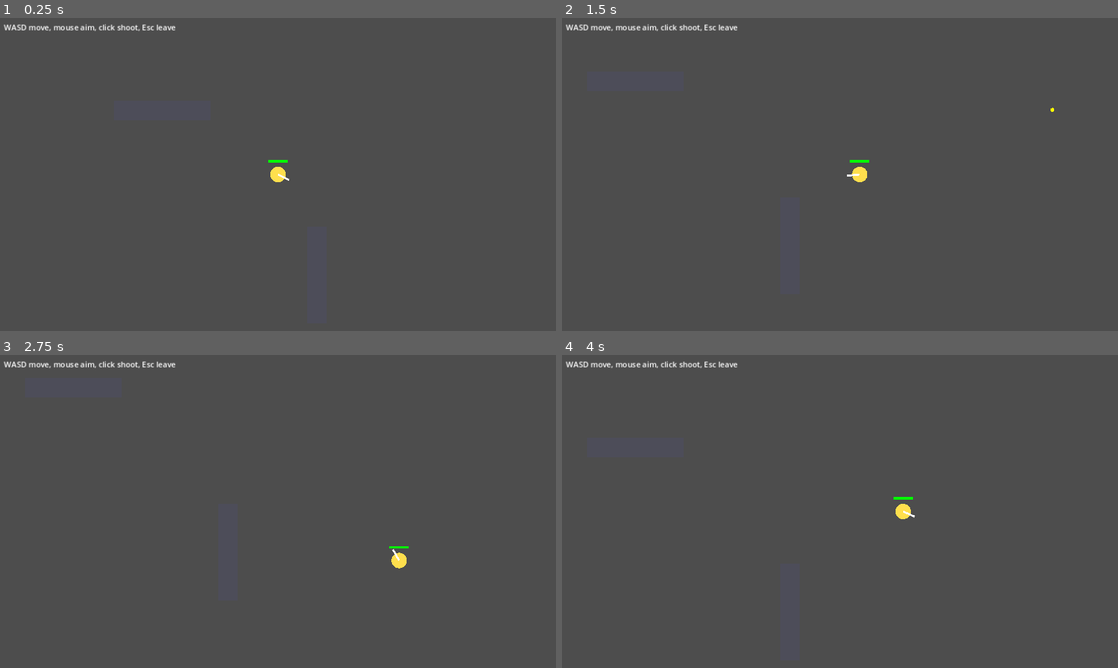
Above: before the commit, frames 1-4 (two rows, left to right).
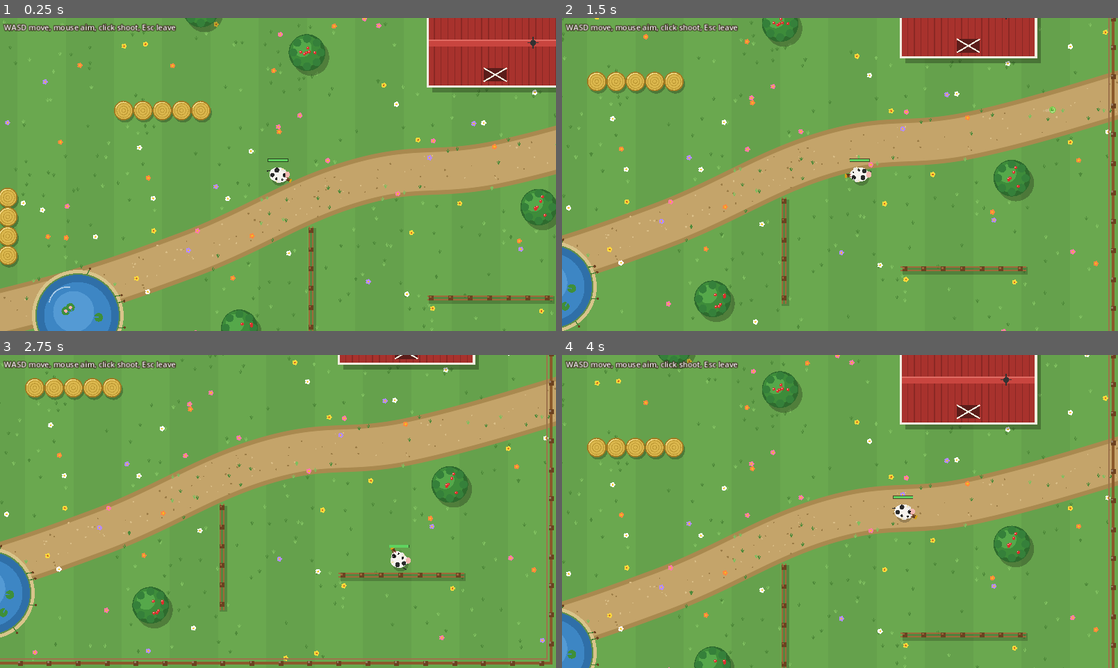
Above: after the commit, the same moments.

Repository: PandaTwoxx/PandaPewPew
Game: Godot game, scene res://scenes/game.tscn
The game is run twice, just before and just after one commit, with the same random seed, the same clock (stepped at 60 frames per second) and the same inputs. This scene is started directly instead of the project's main scene.
Inputs (mouse positions are in pixels of both pictures, inside the frame that each line leads up to):
- Up to frame 1 (0.25 s): no input
- Up to frame 2 (1.5 s): tap Enter at 0.5 s; move the mouse to (962, 158) at 0.52 s; hold D (move_right) 0.53-1.28 s; click (962, 158) at 0.67 s; move the mouse to (728, 190) at 1.27 s; hold S (move_down) from 1.28 s (still down)
- Up to frame 3 (2.75 s): move the mouse to (333, 442) at 2.02 s; release S (move_down) at 2.03 s; hold D (move_right) from 2.03 s (still down)
- Up to frame 4 (4 s): move the mouse to (812, 574) at 2.77 s; release D (move_right) at 2.78 s; hold W (move_up) 2.78-3.53 s; click (812, 574) at 2.92 s; move the mouse to (1006, 558) at 3.52 s; hold A (move_left) from 3.53 s (still down)

The runs differ from the first frame. In frame 1, 100% of the frame differs, in the area x 0-100%, y 0-100%; in frame 2, 100%; in frame 3, 100%; in frame 4, 100%.

Commit message:
feat: added some basic farm-styled graphics

Diff:
--- a/scripts/bullet.gd
+++ b/scripts/bullet.gd
@@ -1,18 +1,22 @@
 extends Area2D
-## Simulated on all peers for visuals; the server alone resolves hits and despawns it.
+## Farm-produce projectile. Simulated on all peers for visuals;
+## the server alone resolves hits and despawns it.
 
 const SPEED := 700.0
 const DAMAGE := 20
 const LIFETIME := 2.0
+const SPLAT_COLORS := [Color("#d9302c"), Color("#7ec850"), Color("#f2c230"), Color("#fff3cf")]
 
 var direction := Vector2.RIGHT
 var shooter := 0
+var _t := 0.0
 
 
 func _ready() -> void:
+	z_index = 1
 	var shape := CollisionShape2D.new()
 	var circle := CircleShape2D.new()
-	circle.radius = 4
+	circle.radius = 6
 	shape.shape = circle
 	add_child(shape)
 	if multiplayer.is_server():
@@ -20,12 +24,45 @@
 		get_tree().create_timer(LIFETIME).timeout.connect(queue_free)
 
 
+func _exit_tree() -> void:
+	var game := get_parent().get_parent() if get_parent() else null
+	if game and game.has_method("splat"):
+		game.splat.call_deferred(global_position, SPLAT_COLORS[shooter % 4])
+
+
 func _physics_process(delta: float) -> void:
 	position += direction * SPEED * delta
+	_t += delta
+	queue_redraw()
 
 
 func _draw() -> void:
-	draw_circle(Vector2.ZERO, 4, Color.YELLOW)
+	var kind := shooter % 4
+	for i in 3:
+		draw_circle(-direction * (6 + i * 6), 4.0 - i, Color(1, 1, 1, 0.22 - i * 0.06))
+	var spin := _t * 14.0
+	match kind:
+		0: # tomato
+			draw_circle(Vector2.ZERO, 7, Color("#d9302c"))
+			draw_circle(Vector2(-2, -2), 2.2, Color(1, 1, 1, 0.6))
+			for k in 5:
+				draw_circle(Vector2.from_angle(spin + k * TAU / 5) * 3.5, 1.6, Color("#3d8c3a"))
+		1: # cabbage
+			draw_circle(Vector2.ZERO, 7, Color("#7ec850"))
+			draw_arc(Vector2.ZERO, 4.5, spin, spin + 3.8, 10, Color("#b9e68f"), 1.8)
+			draw_arc(Vector2.ZERO, 2.2, spin + 2.0, spin + 5.5, 8, Color("#4f9a38"), 1.6)
+		2: # corn
+			draw_set_transform(Vector2.ZERO, direction.angle(), Vector2(1.7, 1.0))
+			draw_circle(Vector2.ZERO, 5, Color("#f2c230"))
+			draw_set_transform(Vector2.ZERO, direction.angle())
+			for k in 3:
+				draw_circle(Vector2(-4 + k * 4, 0), 1.3, Color("#c99a1a"))
+			draw_set_transform(Vector2.ZERO, 0)
+		3: # egg
+			draw_set_transform(Vector2.ZERO, direction.angle(), Vector2(1.3, 1.0))
+			draw_circle(Vector2.ZERO, 5.5, Color("#fff3cf"))
+			draw_circle(Vector2(-1, -1.5), 1.6, Color(1, 1, 1, 0.8))
+			draw_set_transform(Vector2.ZERO, 0)
 
 
 func _on_body_entered(body: Node) -> void:
--- /dev/null
+++ b/scripts/field.gd
@@ -0,0 +1,75 @@
+extends Node2D
+## Static farm-field backdrop, drawn procedurally. Seeded so every peer sees the same field.
+
+var size := Vector2(1600, 900)
+
+
+func _ready() -> void:
+	z_index = -10
+
+
+func _draw() -> void:
+	draw_rect(Rect2(-200, -200, size.x + 400, size.y + 400), Color("#6aa84f"))
+	for i in range(0, int(ceil(size.x / 100.0)), 2):
+		draw_rect(Rect2(i * 100, 0, 100, size.y), Color(0, 0, 0, 0.045))
+
+	var rng := RandomNumberGenerator.new()
+	rng.seed = 20240607
+	_draw_path()
+
+	for i in 380:
+		var p := Vector2(rng.randf_range(10, size.x - 10), rng.randf_range(10, size.y - 10))
+		var c := Color("#4f8a3a") if rng.randf() < 0.6 else Color("#7fbf5f")
+		draw_line(p, p + Vector2(-3, -6), c, 1.5)
+		draw_line(p, p + Vector2(0, -8), c, 1.5)
+		draw_line(p, p + Vector2(3, -6), c, 1.5)
+
+	var petals := [Color("#ffffff"), Color("#ffd93b"), Color("#ff7aa8"), Color("#b58cff"), Color("#ff8a3d")]
+	for i in 110:
+		var p := Vector2(rng.randf_range(20, size.x - 20), rng.randf_range(20, size.y - 20))
+		var c: Color = petals[rng.randi() % petals.size()]
+		for k in 5:
+			draw_circle(p + Vector2.from_angle(k * TAU / 5) * 3.2, 2.4, c)
+		draw_circle(p, 1.8, Color("#f5c518") if c != petals[1] else Color("#d2691e"))
+
+	_draw_fence()
+
+
+func _draw_path() -> void:
+	var pts := [Vector2(-60, 800), Vector2(300, 730), Vector2(650, 620), Vector2(1000, 470),
+		Vector2(1300, 430), Vector2(1660, 330)]
+	var curve := Curve2D.new()
+	for i in pts.size():
+		var prev: Vector2 = pts[maxi(i - 1, 0)]
+		var next: Vector2 = pts[mini(i + 1, pts.size() - 1)]
+		var t := (next - prev) * 0.2
+		curve.add_point(pts[i], -t, t)
+	var line := curve.get_baked_points()
+	draw_polyline(line, Color("#a9894f"), 96.0, true)
+	draw_polyline(line, Color("#c4a46a"), 78.0, true)
+	var rng := RandomNumberGenerator.new()
+	rng.seed = 99
+	for i in 160:
+		var p := line[rng.randi() % line.size()] + Vector2(rng.randf_range(-34, 34), rng.randf_range(-34, 34))
+		draw_circle(p, rng.randf_range(1.0, 2.2), Color("#9c7d47") if i % 2 == 0 else Color("#d9bd86"))
+
+
+func _draw_fence() -> void:
+	var wood := Color("#8b5a2b")
+	var post := Color("#6b4220")
+	var inset := 10.0
+	var r := Rect2(inset, inset, size.x - 2 * inset, size.y - 2 * inset)
+	draw_rect(r, wood, false, 5.0)
+	draw_rect(r.grow(-9), wood.lightened(0.15), false, 3.0)
+	var x := r.position.x
+	while x <= r.end.x:
+		for y in [r.position.y, r.end.y]:
+			draw_rect(Rect2(x - 5, y - 5, 10, 10), post)
+			draw_rect(Rect2(x - 4, y - 4, 4, 4), post.lightened(0.3))
+		x += 60.0
+	var y2 := r.position.y
+	while y2 <= r.end.y:
+		for xx in [r.position.x, r.end.x]:
+			draw_rect(Rect2(xx - 5, y2 - 5, 10, 10), post)
+			draw_rect(Rect2(xx - 4, y2 - 4, 4, 4), post.lightened(0.3))
+		y2 += 60.0
--- a/scripts/game.gd
+++ b/scripts/game.gd
@@ -4,6 +4,9 @@
 const PLAYER_SCENE := preload("res://scenes/player.tscn")
 const BULLET_SCENE := preload("res://scenes/bullet.tscn")
 const ARENA := Rect2(0, 0, 1600, 900)
+const SPLAT := preload("res://scripts/splat.gd")
+
+var _blocked: Array[Rect2] = []
 
 @onready var players: Node2D = $Players
 @onready var bullets: Node2D = $Bullets
@@ -15,6 +18,8 @@
 	# Spawn functions must be set on every peer so replicated spawns can be built.
 	player_spawner.spawn_function = _make_player
 	bullet_spawner.spawn_function = _make_bullet
+	RenderingServer.set_default_clear_color(Color("#4a7c3a"))
+	_build_field()
 	_build_walls()
 	_build_hud()
 	multiplayer.server_disconnected.connect(_to_menu)
@@ -57,7 +62,25 @@
 
 
 func random_spawn_point() -> Vector2:
-	return Vector2(randf_range(100, ARENA.size.x - 100), randf_range(100, ARENA.size.y - 100))
+	var p := Vector2.ZERO
+	for i in 30:
+		p = Vector2(randf_range(100, ARENA.size.x - 100), randf_range(100, ARENA.size.y - 100))
+		var ok := true
+		for r in _blocked:
+			if r.grow(30).has_point(p):
+				ok = false
+				break
+		if ok:
+			break
+	return p
+
+
+func splat(pos: Vector2, color: Color) -> void:
+	var s := Node2D.new()
+	s.set_script(SPLAT)
+	s.color = color
+	s.position = pos
+	add_child(s)
 
 
 func _make_player(data: Dictionary) -> Node:
@@ -80,36 +103,48 @@
 	return b
 
 
+func _build_field() -> void:
+	var f := Node2D.new()
+	f.set_script(preload("res://scripts/field.gd"))
+	add_child(f)
+
+
 func _build_walls() -> void:
 	var t := 20.0
-	var rects := [
-		Rect2(-t, -t, ARENA.size.x + 2 * t, t),
-		Rect2(-t, ARENA.size.y, ARENA.size.x + 2 * t, t),
-		Rect2(-t, 0, t, ARENA.size.y),
-		Rect2(ARENA.size.x, 0, t, ARENA.size.y),
-		Rect2(500, 300, 200, 40),
-		Rect2(900, 560, 40, 200),
-	]
-	for r in rects:
-		var body := StaticBody2D.new()
-		var shape := CollisionShape2D.new()
-		var rs := RectangleShape2D.new()
-		rs.size = r.size
-		shape.shape = rs
-		body.position = r.position + r.size / 2
-		body.add_child(shape)
-		var vis := ColorRect.new()
-		vis.color = Color(0.3, 0.3, 0.35)
-		vis.size = r.size
-		vis.position = -r.size / 2
-		body.add_child(vis)
-		add_child(body)
+	# Invisible boundary colliders just outside the visible fence.
+	for r in [
+		Rect2(-t, -t, ARENA.size.x + 2 * t, t + 8),
+		Rect2(-t, ARENA.size.y - 8, ARENA.size.x + 2 * t, t + 8),
+		Rect2(-t, 0, t + 8, ARENA.size.y),
+		Rect2(ARENA.size.x - 8, 0, t + 8, ARENA.size.y),
+	]:
+		_add_prop("wall", r)
+	_add_prop("barn", Rect2(1150, 90, 280, 180))
+	_add_prop("hay", Rect2(500, 300, 200, 40))
+	_add_prop("hay", Rect2(260, 480, 40, 160))
+	_add_prop("fence", Rect2(900, 560, 16, 220))
+	_add_prop("fence", Rect2(1150, 700, 260, 16))
+	_add_prop("pond", Rect2(340, 660, 170, 170))
+	for c in [Vector2(900, 200), Vector2(1380, 520), Vector2(140, 300), Vector2(760, 770), Vector2(680, 110)]:
+		_add_prop("tree", Rect2(c - Vector2(38, 38), Vector2(76, 76)))
+
+
+func _add_prop(kind: String, rect: Rect2) -> void:
+	var p := StaticBody2D.new()
+	p.set_script(preload("res://scripts/prop.gd"))
+	p.setup(kind, rect)
+	add_child(p)
+	if kind != "wall":
+		_blocked.append(rect)
 
 
 func _build_hud() -> void:
 	var layer := CanvasLayer.new()
 	var label := Label.new()
 	label.position = Vector2(8, 8)
+	label.add_theme_color_override("font_outline_color", Color("#2b1d0e"))
+	label.add_theme_constant_override("outline_size", 6)
+	label.add_theme_font_size_override("font_size", 16)
 	label.text = "WASD move, mouse aim, click shoot, Esc leave" + (
 		"  [dedicated server]" if Net.dedicated else "")
 	layer.add_child(label)
--- a/scripts/main.gd
+++ b/scripts/main.gd
@@ -7,6 +7,11 @@
 
 
 func _ready() -> void:
+	var bg := ColorRect.new()
+	bg.color = Color("#6aa84f")
+	bg.set_anchors_preset(Control.PRESET_FULL_RECT)
+	add_child(bg)
+
 	var box := VBoxContainer.new()
 	box.set_anchors_and_offsets_preset(Control.PRESET_CENTER)
 	box.custom_minimum_size = Vector2(300, 0)
@@ -16,6 +21,10 @@
 
 	var title := Label.new()
 	title.text = "PandaPewPew"
+	title.add_theme_font_size_override("font_size", 52)
+	title.add_theme_color_override("font_color", Color("#fff3cf"))
+	title.add_theme_color_override("font_outline_color", Color("#5b1d1a"))
+	title.add_theme_constant_override("outline_size", 12)
 	title.horizontal_alignment = HORIZONTAL_ALIGNMENT_CENTER
 	box.add_child(title)
 
@@ -38,6 +47,12 @@
 	join_btn.text = "Join"
 	join_btn.pressed.connect(_on_join)
 	box.add_child(join_btn)
+
+	var sub := Label.new()
+	sub.text = "Farmyard Fracas"
+	sub.horizontal_alignment = HORIZONTAL_ALIGNMENT_CENTER
+	box.add_child(sub)
+	box.move_child(sub, 1)
 
 	_status = Label.new()
 	box.add_child(_status)
--- a/scripts/player.gd
+++ b/scripts/player.gd
@@ -70,10 +70,102 @@
 			position = get_parent().get_parent().random_spawn_point()
 
 
+func _ellipse(c: Vector2, rx: float, ry: float, color: Color) -> void:
+	draw_set_transform(c, aim_angle, Vector2(rx, ry))
+	draw_circle(Vector2.ZERO, 1.0, color)
+	draw_set_transform(Vector2.ZERO, aim_angle)
+
+
+func _eyes(x: float, spread: float, r: float) -> void:
+	for s in [-1.0, 1.0]:
+		draw_circle(Vector2(x, spread * s), r, Color.BLACK)
+		draw_circle(Vector2(x + 0.6, spread * s - 0.6), r * 0.35, Color.WHITE)
+
+
 func _draw() -> void:
-	var color := Color.from_hsv(fmod(name.to_int() * 0.137, 1.0), 0.7, 1.0)
-	draw_circle(Vector2.ZERO, 16, color)
-	draw_line(Vector2.ZERO, Vector2.from_angle(aim_angle) * 26, Color.WHITE, 4)
+	var species := name.to_int() % 4
+	draw_set_transform(Vector2.ZERO, 0)
+	draw_circle(Vector2(3, 6), 17, Color(0, 0, 0, 0.22))
+	draw_set_transform(Vector2.ZERO, aim_angle)
+	match species:
+		0: _draw_pig()
+		1: _draw_cow()
+		2: _draw_sheep()
+		3: _draw_chicken()
+	draw_set_transform(Vector2.ZERO, 0)
 	var w := 40.0
-	draw_rect(Rect2(-w / 2, -30, w, 5), Color(0.2, 0, 0))
-	draw_rect(Rect2(-w / 2, -30, w * clampf(float(health) / MAX_HEALTH, 0, 1), 5), Color.LIME)
+	draw_rect(Rect2(-w / 2 - 1, -33, w + 2, 7), Color(0, 0, 0, 0.6))
+	var frac := clampf(float(health) / MAX_HEALTH, 0, 1)
+	var hc := Color("#5fd35f") if frac > 0.5 else (Color("#f2c230") if frac > 0.25 else Color("#e0452e"))
+	draw_rect(Rect2(-w / 2, -32, w * frac, 5), hc)
+
+
+func _gun() -> void:
+	# Veggie blaster: wooden barrel with a brass muzzle, pointing along the aim.
+	draw_line(Vector2(6, 0), Vector2(30, 0), Color("#5b3a1e"), 7)
+	draw_line(Vector2(6, -1.5), Vector2(30, -1.5), Color("#8a5a2e"), 2)
+	draw_line(Vector2(27, 0), Vector2(31, 0), Color("#d4a017"), 8)
+
+
+func _draw_pig() -> void:
+	var pink := Color("#f4a6b8")
+	var dark := Color("#e2849c")
+	draw_circle(Vector2(-18, 0), 3.5, dark)
+	_ellipse(Vector2.ZERO, 17, 15, pink)
+	_gun()
+	for s in [-1.0, 1.0]:
+		draw_circle(Vector2(4, 10 * s), 4.5, dark)
+	draw_circle(Vector2(10, 0), 11, pink)
+	_ellipse(Vector2(19, 0), 5, 6, Color("#f08aa3"))
+	draw_circle(Vector2(19.5, -2), 1.2, Color("#8a3a52"))
+	draw_circle(Vector2(19.5, 2), 1.2, Color("#8a3a52"))
+	_eyes(12, 5.5, 2.0)
+
+
+func _draw_cow() -> void:
+	var white := Color("#f6f3ee")
+	_ellipse(Vector2.ZERO, 18, 15, white)
+	draw_circle(Vector2(-6, -7), 5, Color("#2a2a2a"))
+	draw_circle(Vector2(-10, 6), 4.5, Color("#2a2a2a"))
+	draw_circle(Vector2(2, 9), 3.5, Color("#2a2a2a"))
+	draw_line(Vector2(-18, 0), Vector2(-24, 4), Color("#2a2a2a"), 2)
+	_gun()
+	for s in [-1.0, 1.0]:
+		draw_circle(Vector2(5, 13 * s), 3, Color("#efe2b0"))
+		draw_circle(Vector2(8, 11 * s), 4.5, white.darkened(0.05))
+	draw_circle(Vector2(10, 0), 11, white)
+	draw_circle(Vector2(13, -5), 4.5, Color("#2a2a2a"))
+	_ellipse(Vector2(19, 0), 5.5, 6.5, Color("#f2b8b0"))
+	draw_circle(Vector2(19.5, -2.2), 1.2, Color("#a85a58"))
+	draw_circle(Vector2(19.5, 2.2), 1.2, Color("#a85a58"))
+	_eyes(13, 5.5, 2.0)
+
+
+func _draw_sheep() -> void:
+	var wool := Color("#f1efe6")
+	var shade := Color("#d9d5c6")
+	draw_circle(Vector2.ZERO, 15, shade)
+	for i in 9:
+		draw_circle(Vector2.from_angle(i * TAU / 9) * 11, 8, wool)
+	draw_circle(Vector2.ZERO, 12, wool)
+	_gun()
+	for s in [-1.0, 1.0]:
+		draw_circle(Vector2(8, 9 * s), 3.5, Color("#3c3c3c"))
+	draw_circle(Vector2(12, 0), 8.5, Color("#3c3c3c"))
+	draw_circle(Vector2(8, 0), 5, wool)
+	_eyes(14, 4.0, 1.8)
+	draw_circle(Vector2(18, 0), 1.6, Color("#222222"))
+
+
+func _draw_chicken() -> void:
+	var white := Color("#fffaf0")
+	for k in 3:
+		draw_circle(Vector2(-17 - k * 1.5, (k - 1) * 6.0), 5, Color("#d9d2c0") if k != 1 else Color("#c9c0aa"))
+	_ellipse(Vector2.ZERO, 15, 13, white)
+	for s in [-1.0, 1.0]:
+		_ellipse(Vector2(-3, 10 * s), 9, 5, Color("#e6dcc4"))
+	_gun()
+	draw_circle(Vector2(11, 0), 8.5, white)
+	_ellipse(Vector2(10, 0), 5, 3, Color("#e0302c"))
+	draw_colored_polygon(PackedVector2Array([Vector2(18, -3.5), Vector2(18, 3.5), Vector2(25, 0)]), Color("#ff9a1f"))
+	_eyes(14, 5, 1.8)
--- /dev/null
+++ b/scripts/prop.gd
@@ -0,0 +1,130 @@
+extends StaticBody2D
+## A solid farm obstacle (hay, fence, barn, pond, tree) with a collider and procedural art.
+
+var kind := ""
+var size := Vector2.ZERO
+
+
+func setup(k: String, rect: Rect2) -> void:
+	kind = k
+	size = rect.size
+	position = rect.get_center()
+	z_index = -5
+
+
+func _ready() -> void:
+	var shape := CollisionShape2D.new()
+	if kind == "pond" or kind == "tree":
+		var c := CircleShape2D.new()
+		c.radius = size.x / 2.0 * (0.95 if kind == "pond" else 0.8)
+		shape.shape = c
+	else:
+		var r := RectangleShape2D.new()
+		r.size = size
+		shape.shape = r
+	add_child(shape)
+
+
+func _draw() -> void:
+	match kind:
+		"hay": _draw_hay()
+		"fence": _draw_fence()
+		"barn": _draw_barn()
+		"pond": _draw_pond()
+		"tree": _draw_tree()
+
+
+func _along(horizontal: bool, a: float, b: float) -> Vector2:
+	return Vector2(a, b) if horizontal else Vector2(b, a)
+
+
+func _draw_hay() -> void:
+	var horizontal := size.x >= size.y
+	var r := minf(size.x, size.y) / 2.0
+	var n := int(round(maxf(size.x, size.y) / (r * 2.0)))
+	for i in n:
+		var c := _along(horizontal, (i - (n - 1) / 2.0) * 2.0 * r, 0.0)
+		draw_circle(c + Vector2(3, 5), r, Color(0, 0, 0, 0.25))
+		draw_circle(c, r, Color("#dcb84e"))
+		draw_arc(c, r * 0.72, 0, TAU, 28, Color("#bf9a35"), 1.6)
+		draw_arc(c, r * 0.45, 0, TAU, 24, Color("#bf9a35"), 1.6)
+		draw_arc(c, r * 0.2, 0, TAU, 16, Color("#bf9a35"), 1.6)
+		draw_arc(c, r - 1, 0, TAU, 32, Color("#a07a22"), 2.5)
+		draw_arc(c, r * 0.85, PI * 1.1, PI * 1.6, 10, Color("#f3dc8a"), 2.0)
+
+
+func _draw_fence() -> void:
+	var horizontal := size.x >= size.y
+	var length := maxf(size.x, size.y)
+	draw_rect(Rect2(-size / 2 + Vector2(3, 4), size), Color(0, 0, 0, 0.2))
+	for off in [-3.5, 3.5]:
+		var a := _along(horizontal, -length / 2, off - 1.5)
+		var sz := Vector2(length, 3) if horizontal else Vector2(3, length)
+		draw_rect(Rect2(a, sz), Color("#a0693a"))
+	var x := -length / 2 + 8.0
+	while x <= length / 2:
+		var c := _along(horizontal, x, 0.0)
+		draw_rect(Rect2(c - Vector2(5, 5), Vector2(10, 10)), Color("#6b4220"))
+		draw_rect(Rect2(c - Vector2(4, 4), Vector2(4, 4)), Color("#9c6a3c"))
+		x += 40.0
+
+
+func _draw_barn() -> void:
+	var r := Rect2(-size / 2, size)
+	draw_rect(Rect2(r.position + Vector2(10, 12), r.size), Color(0, 0, 0, 0.28))
+	draw_rect(r, Color("#a8322d"))
+	var x := r.position.x + 14.0
+	while x < r.end.x:
+		draw_line(Vector2(x, r.position.y), Vector2(x, r.end.y), Color("#8a2824"), 2.0)
+		x += 14.0
+	draw_rect(Rect2(r.position.x, -7, r.size.x, 14), Color("#c9453f"))
+	draw_rect(Rect2(r.position.x, -7, r.size.x, 3), Color("#e06b63"))
+	draw_rect(r, Color("#f2ede0"), false, 5.0)
+	draw_rect(Rect2(-24, r.end.y - 38, 48, 28), Color("#5b1d1a"))
+	draw_line(Vector2(-24, r.end.y - 38), Vector2(24, r.end.y - 10), Color("#f2ede0"), 3.0)
+	draw_line(Vector2(24, r.end.y - 38), Vector2(-24, r.end.y - 10), Color("#f2ede0"), 3.0)
+	draw_circle(Vector2(r.size.x * 0.28, 0), 6, Color("#333333"))
+	draw_line(Vector2(r.size.x * 0.28 - 12, 0), Vector2(r.size.x * 0.28 + 12, 0), Color("#333333"), 2.0)
+	draw_line(Vector2(r.size.x * 0.28, -12), Vector2(r.size.x * 0.28, 12), Color("#333333"), 2.0)
+
+
+func _draw_pond() -> void:
+	var r := size.x / 2.0
+	var rng := RandomNumberGenerator.new()
+	rng.seed = int(position.x * 7 + position.y)
+	draw_circle(Vector2.ZERO, r + 10, Color("#d8c48a"))
+	draw_circle(Vector2.ZERO, r + 3, Color("#5f8f4a"))
+	draw_circle(Vector2.ZERO, r, Color("#2f6fa8"))
+	draw_circle(Vector2.ZERO, r * 0.82, Color("#3d86c4"))
+	draw_circle(Vector2(-r * 0.1, -r * 0.1), r * 0.5, Color(0.5, 0.75, 0.95, 0.35))
+	draw_arc(Vector2(-r * 0.25, -r * 0.25), r * 0.45, PI * 1.05, PI * 1.55, 12, Color(1, 1, 1, 0.55), 2.5)
+	for i in 4:
+		var p := Vector2.from_angle(rng.randf() * TAU) * rng.randf_range(r * 0.15, r * 0.6)
+		draw_circle(p, 9, Color("#3f8f3a"))
+		draw_line(p, p + Vector2.from_angle(rng.randf() * TAU) * 9, Color("#3d86c4"), 2.5)
+		if i % 2 == 0:
+			draw_circle(p, 3.5, Color("#ff9ec4"))
+			draw_circle(p, 1.5, Color("#ffe066"))
+	for i in 7:
+		var a := rng.randf() * TAU
+		var base := Vector2.from_angle(a) * (r + 2)
+		var tip := base + Vector2.from_angle(a + rng.randf_range(-0.4, 0.4)) * 14
+		draw_line(base, tip, Color("#3d7a2e"), 2.0)
+		draw_circle(tip, 2.5, Color("#6b4220"))
+
+
+func _draw_tree() -> void:
+	var r := size.x / 2.0
+	var rng := RandomNumberGenerator.new()
+	rng.seed = int(position.x * 13 + position.y)
+	draw_circle(Vector2(8, 10), r, Color(0, 0, 0, 0.25))
+	draw_circle(Vector2.ZERO, r, Color("#2e6b2e"))
+	draw_circle(Vector2(-3, -3), r * 0.85, Color("#3d8c3a"))
+	draw_circle(Vector2(-r * 0.25, -r * 0.25), r * 0.5, Color("#55a84a"))
+	for i in 8:
+		var p := Vector2.from_angle(i * TAU / 8) * r * 0.75
+		draw_circle(p, r * 0.22, Color("#35803a"))
+	for i in 6:
+		var p := Vector2.from_angle(rng.randf() * TAU) * rng.randf_range(0, r * 0.7)
+		draw_circle(p, 3.2, Color("#d9302c"))
+		draw_circle(p + Vector2(-1, -1), 1.0, Color(1, 1, 1, 0.7))
--- /dev/null
+++ b/scripts/splat.gd
@@ -0,0 +1,23 @@
+extends Node2D
+## Short-lived splatter burst where a projectile lands.
+
+var color := Color.WHITE
+var _blobs: Array[Vector3] = []
+
+
+func _ready() -> void:
+	z_index = 2
+	for i in 9:
+		var d := Vector2.from_angle(randf() * TAU) * randf_range(4, 16)
+		_blobs.append(Vector3(d.x, d.y, randf_range(1.5, 4.0)))
+	rotation = randf() * TAU
+	var t := create_tween()
+	t.tween_property(self, "modulate:a", 0.0, 0.5)
+	t.parallel().tween_property(self, "scale", Vector2(1.5, 1.5), 0.5)
+	t.tween_callback(queue_free)
+
+
+func _draw() -> void:
+	draw_circle(Vector2.ZERO, 6, color)
+	for b in _blobs:
+		draw_circle(Vector2(b.x, b.y), b.z, color)
